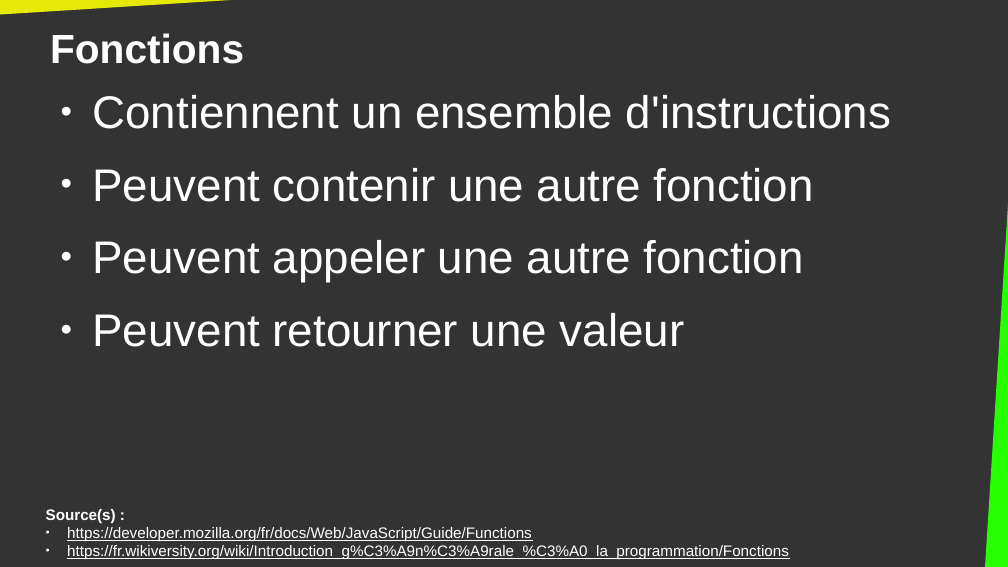
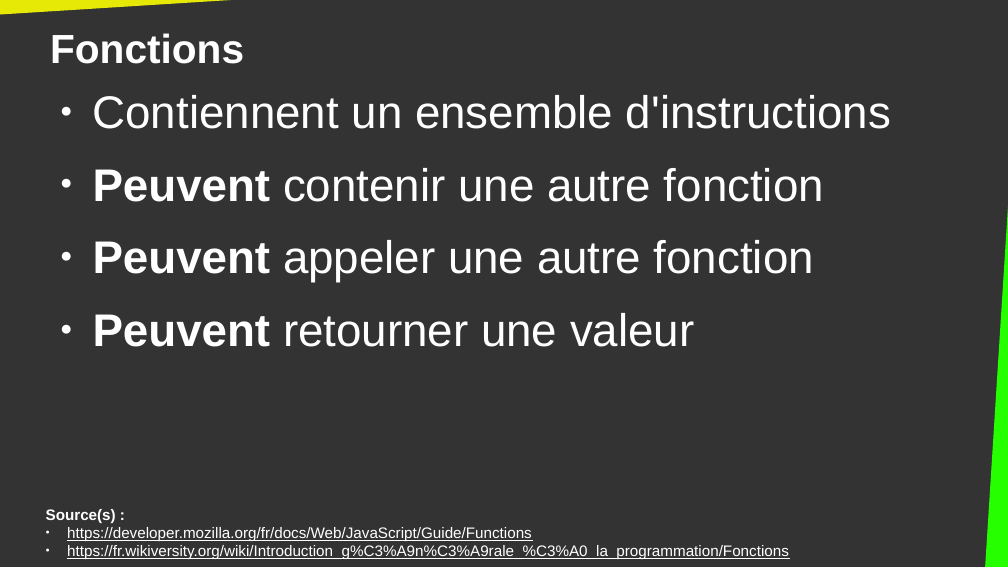
Before and after one commit to DanYellow/cours, a slide deck: slide 22 of integration-web-s2/travaux-pratiques/numero-5/presentation.odp (slide 20 before the commit). Drawn at 1008x567 pixels with LibreOffice and Linux fonts; fonts in the diff are those of the drawing. Boxes give left, top, right and bottom in pixels: in the first picture for what was removed or moved away, otherwise in the second. Text is boxed around its words. In the diff, an @@ line names an element or a change of style, - is before the commit and + after.

```diff
--- a/integration-web-s2/travaux-pratiques/numero-5/presentation.odp
+++ b/integration-web-s2/travaux-pratiques/numero-5/presentation.odp
@@ text at <box>93,168,824,347</box>: bold on in "Peuvent", "Peuvent", "Peuvent" @@
```
Also in this commit, not shown: 7 other slides changed, 2 slides added, 3 other files.
